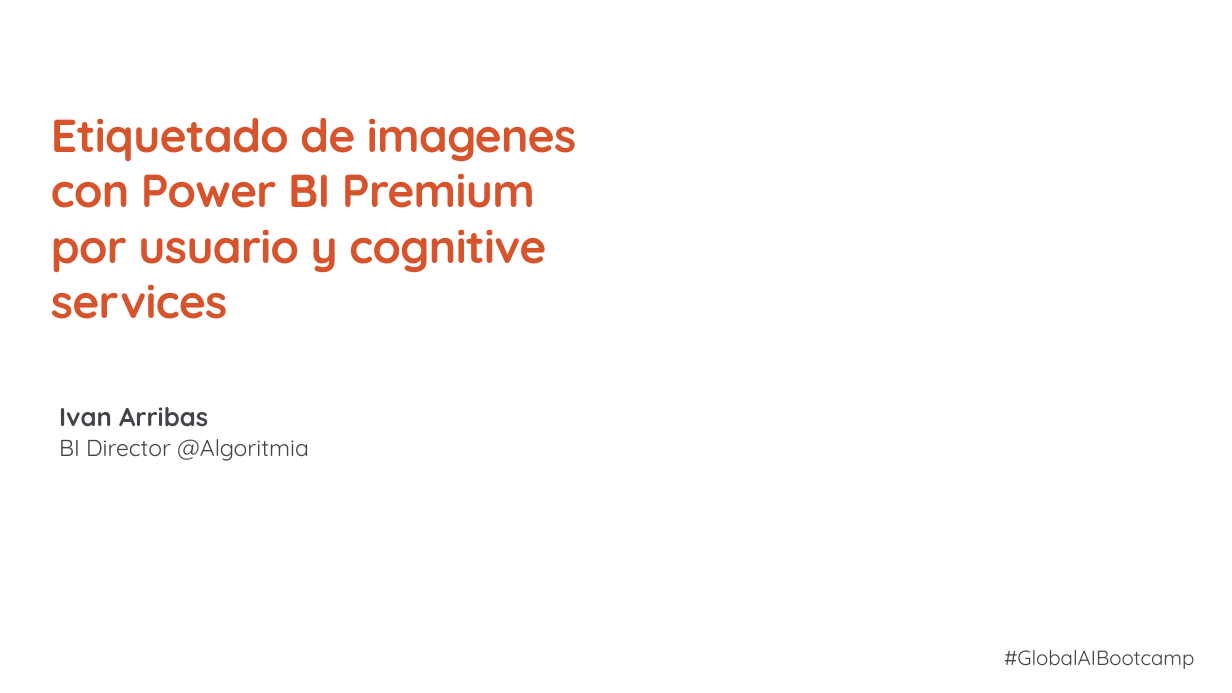
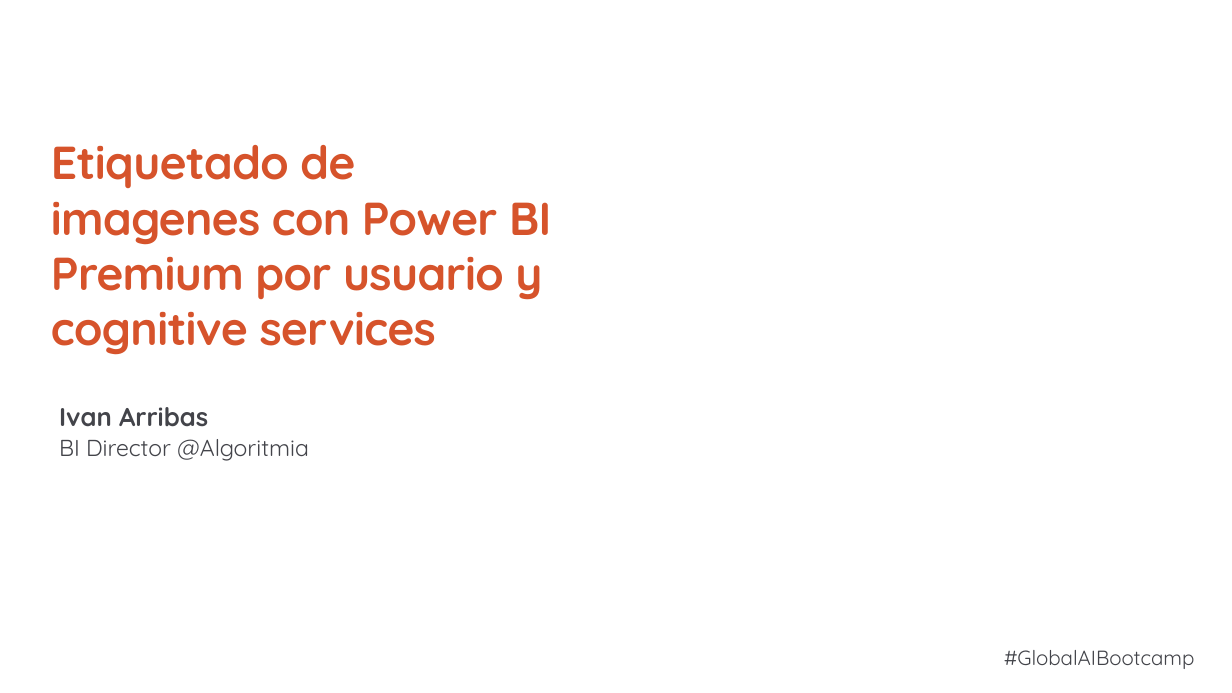
Before and after one commit to GlobalAISpain/GlobalAIBootcamp2020, a slide deck: slide 2 of PPT/16 Etiquetado de imagenes con Power BI Premium por usuario y cognitive services.pptx. Drawn at 1232x693 pixels with LibreOffice and Linux fonts; fonts in the diff are those of the drawing; background and template pictures are left out. Boxes give left, top, right and bottom in pixels: in the first picture for what was removed or moved away, otherwise in the second. Text is boxed around its words. In the diff, an @@ line names an element or a change of style, - is before the commit and + after.

```diff
--- a/PPT/16 Etiquetado de imagenes con Power BI Premium por usuario y cognitive services.pptx
+++ b/PPT/16 Etiquetado de imagenes con Power BI Premium por usuario y cognitive services.pptx
@@ title "Etiquetado de imagenes con Power ..." rewrapped from (x1=51, y1=118, x2=576, y2=319) to (x1=51, y1=145, x2=551, y2=355) @@
```
Also in this commit, not shown: 1 other slide changed, 20 other files.
